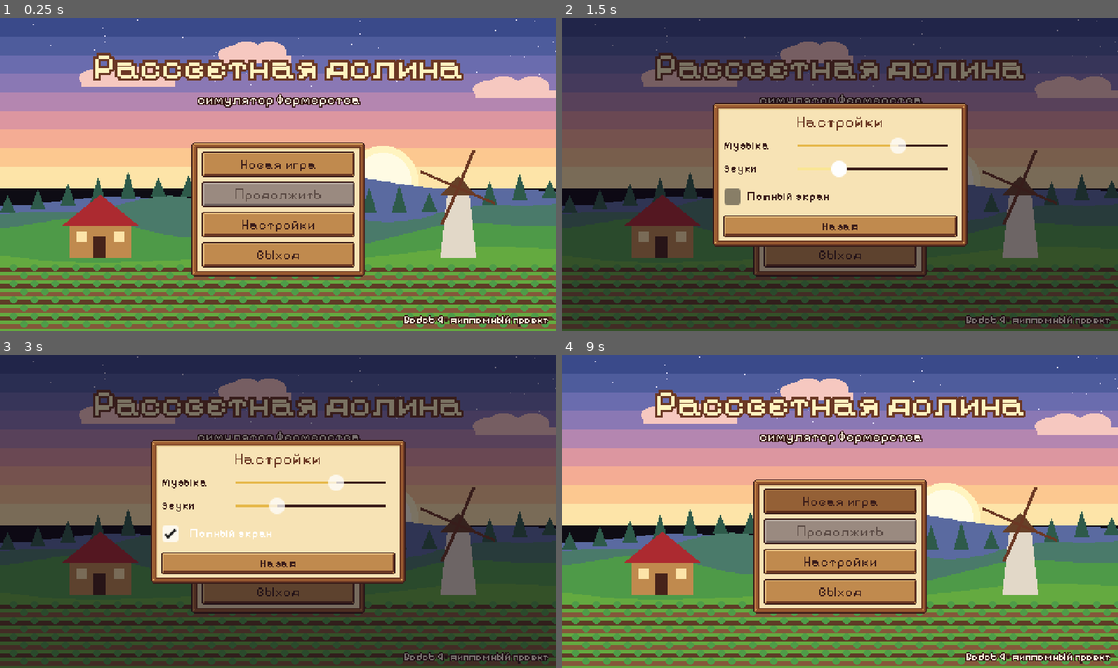
Above: before the commit, frames 1-4 (two rows, left to right).
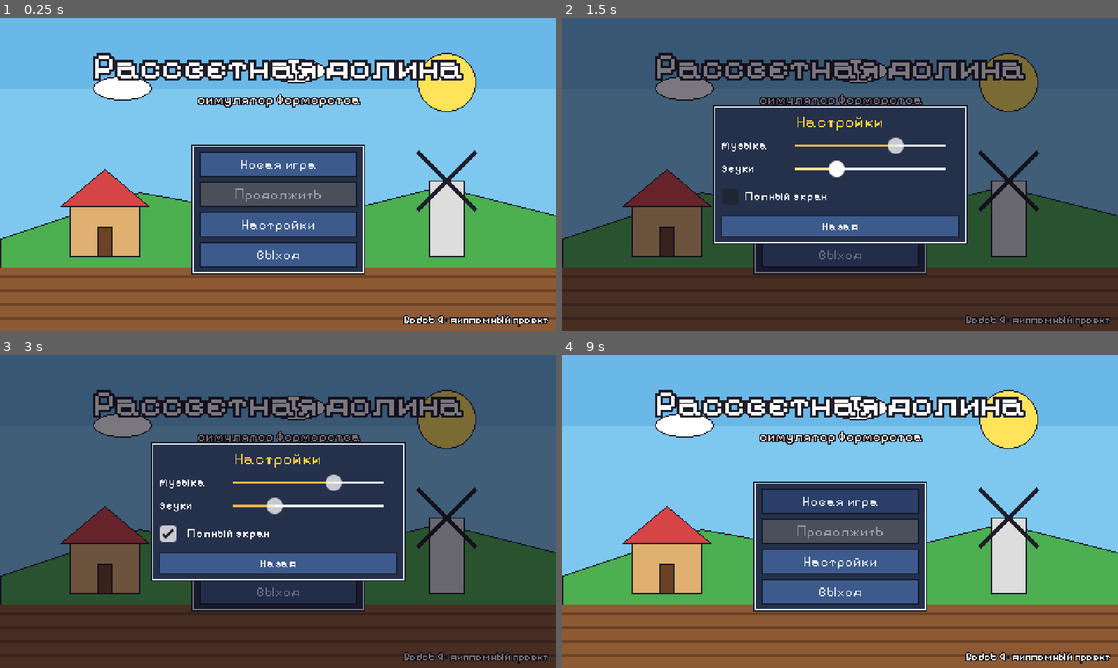
Above: after the commit, the same moments.

Repository: IceKtor/blog
Game: Godot game, scene res://scenes/main_menu.tscn
The game is run twice, just before and just after one commit, with the same random seed, the same clock (stepped at 60 frames per second) and the same inputs.
Inputs (mouse positions are in pixels of both pictures, inside the frame that each line leads up to):
- Up to frame 1 (0.25 s): no input
- Up to frame 2 (1.5 s): click "Настройки" at 0.5 s; click "Новая игра" at 1.25 s
- Up to frame 3 (3 s): click "Новая игра" at 2 s; click "Полный экран" at 2.75 s
- Up to frame 4 (9 s): click "Назад" at 3.5 s; tap Enter at 4.25, 5.75, 7.25 s; move the mouse to (962, 495) at 4.27 s; hold D (move_right) 4.28-5.03 s; hold E (interact) 4.28-5.03 s; click (962, 495) at 4.42 s; tap Space (use) at 5, 6.5, 8, 8.1 s; move the mouse to (728, 527) at 5.02 s; hold S (move_down) 5.03-5.78 s; tap 1 (slot_0) at 5.1 s; move the mouse to (895, 442) at 5.77 s; hold D (move_right) 5.78-6.53 s; tap 2 (slot_1) at 5.85 s; move the mouse to (812, 574) at 6.52 s; hold W (move_up) 6.53-7.28 s; tap 6 (slot_5) at 6.6 s; click (812, 574) at 6.67 s; move the mouse to (1006, 558) at 7.27 s; hold A (move_left) 7.28-8.78 s; tap 0 (slot_9) at 7.35 s; move the mouse to (673, 464) at 8.02 s; move the mouse to (867, 511) at 8.77 s; hold S (move_down) from 8.78 s (still down); tap C at 8.85 s; click (867, 511) at 8.92 s

The runs differ from the first frame. In frame 1, 87% of the frame differs, in the area x 0-100%, y 0-100%; in frame 2, 81%; in frame 3, 81%; in frame 4, 87%.

Commit message:
Simplify art style: flat sprites, dark outlines, plain blue UI
Mechanics unchanged. Sprites use one fill tone with a rough shadow and a
dark outline, roofs lose shingle detail, grass is plain, water is calmer,
UI switches from wooden frames to flat dark-blue panels.

Co-Authored-By: Claude Opus 5.5 <noreply@anthropic.com>
Claude-Session: https://claude.ai/code/session_01BJsV7jUPS8cx7Gne4FVt6g

Diff:
--- a/dawn-valley/scripts/main_menu.gd
+++ b/dawn-valley/scripts/main_menu.gd
@@ -17,9 +17,9 @@
 	bg.stretch_mode = TextureRect.STRETCH_KEEP_ASPECT_COVERED
 	bg.expand_mode = TextureRect.EXPAND_IGNORE_SIZE
 	add_child(bg)
-	var title := UiKit.label("Рассветная долина", 32, Color("fff4c0"), true)
+	var title := UiKit.label("Рассветная долина", 32, Color("ffffff"), true)
 	title.add_theme_constant_override("outline_size", 8)
-	title.add_theme_color_override("font_outline_color", Color("6b3824"))
+	title.add_theme_color_override("font_outline_color", Color("1e1e2a"))
 	title.set_anchors_preset(Control.PRESET_CENTER_TOP)
 	title.grow_horizontal = Control.GROW_DIRECTION_BOTH
 	title.offset_top = 22
--- a/dawn-valley/scripts/ui/day_summary.gd
+++ b/dawn-valley/scripts/ui/day_summary.gd
@@ -14,7 +14,7 @@
 	t.horizontal_alignment = HORIZONTAL_ALIGNMENT_CENTER
 	vb.add_child(t)
 	if report.get("passed_out", false):
-		vb.add_child(UiKit.label("Ты уснул от усталости. Сегодня сил будет меньше.", 9, Color("ac2a30")))
+		vb.add_child(UiKit.label("Ты уснул от усталости. Сегодня сил будет меньше.", 9, Color("ff7070")))
 	var items: Array = report.get("items", [])
 	if items.is_empty():
 		vb.add_child(UiKit.label("Вчера ничего не было отгружено.", 10))
@@ -33,7 +33,7 @@
 	var tl := UiKit.label("Выручка:", 11)
 	tl.size_flags_horizontal = Control.SIZE_EXPAND_FILL
 	tot.add_child(tl)
-	tot.add_child(UiKit.label("%d монет" % int(report.get("total", 0)), 11, Color("2e723a")))
+	tot.add_child(UiKit.label("%d монет" % int(report.get("total", 0)), 11, Color("7ee07e")))
 	vb.add_child(UiKit.label("%s, день %d. Игра сохранена." % [Db.SEASONS[GameClock.season], GameClock.day], 9, UiKit.INK2))
 	vb.add_child(UiKit.button("Доброе утро!", close))
 	if int(report.get("total", 0)) > 0:
--- a/dawn-valley/scripts/ui/fishing_ui.gd
+++ b/dawn-valley/scripts/ui/fishing_ui.gd
@@ -72,7 +72,7 @@
 	func _draw() -> void:
 		var h: float = ui.H
 		var r := Rect2(2, 2, 26, h + 2)
-		draw_rect(r.grow(2), Color("3b1d1a"))
+		draw_rect(r.grow(2), Color("e8ecf4"))
 		draw_rect(r, Color("24508c"))
 		draw_rect(Rect2(3, 3, 24, h), Color("2e6aa8"))
 		var by: float = 3 + h - ui.bar_pos - ui.bar_h
@@ -80,8 +80,8 @@
 		draw_rect(Rect2(4, by, 22, 2), Color("c4ec6a"))
 		draw_texture(Db.icon(ui.fish_id), Vector2(7, 3 + h - ui.fish_pos - 8))
 		var pr := Rect2(34, 2, 8, h + 2)
-		draw_rect(pr.grow(1), Color("3b1d1a"))
-		draw_rect(pr, Color("6b3824"))
+		draw_rect(pr.grow(1), Color("e8ecf4"))
+		draw_rect(pr, Color("1a2234"))
 		var ph: float = (h + 2) * clampf(ui.progress, 0.0, 1.0)
 		var col := Color("d84a3c").lerp(Color("64aa40"), clampf(ui.progress, 0.0, 1.0))
 		draw_rect(Rect2(34, 4 + h - ph, 8, ph), col)
--- a/dawn-valley/scripts/ui/game_menu.gd
+++ b/dawn-valley/scripts/ui/game_menu.gd
@@ -244,7 +244,7 @@
 		var parts := PackedStringArray()
 		for k in r["need"]:
 			parts.append("%s ×%d" % [Db.item_name(k), int(r["need"][k])])
-		var l := UiKit.label("%s — %s" % [Db.item_name(r["out"]), ", ".join(parts)], 9, UiKit.INK if _can_craft(r) else Color("8a7a72"))
+		var l := UiKit.label("%s — %s" % [Db.item_name(r["out"]), ", ".join(parts)], 9, UiKit.INK if _can_craft(r) else Color("8a90a0"))
 		vb.add_child(l)
 	return vb
 
@@ -338,7 +338,7 @@
 	vb.add_theme_constant_override("separation", 1)
 	p.add_child(vb)
 	var ok := Game.bundle_done(b)
-	vb.add_child(UiKit.label(b["name"] + ("  ✓ собрано" if ok else ""), 11, Color("2e723a") if ok else UiKit.INK2))
+	vb.add_child(UiKit.label(b["name"] + ("  ✓ собрано" if ok else ""), 11, Color("7ee07e") if ok else UiKit.INK2))
 	var row := HBoxContainer.new()
 	vb.add_child(row)
 	for item in b["need"]:
--- a/dawn-valley/scripts/ui/hud.gd
+++ b/dawn-valley/scripts/ui/hud.gd
@@ -58,7 +58,7 @@
 	add_child(energy_bar)
 	# панель быстрого доступа
 	var bar := PanelContainer.new()
-	bar.add_theme_stylebox_override("panel", UiKit.tex_style(Rect2(0, 0, 32, 32), 8, 5, 5))
+	bar.add_theme_stylebox_override("panel", UiKit.tex_style(Rect2(0, 0, 32, 32), 3, 4, 4))
 	bar.set_anchors_preset(Control.PRESET_CENTER_BOTTOM)
 	bar.grow_horizontal = Control.GROW_DIRECTION_BOTH
 	bar.grow_vertical = Control.GROW_DIRECTION_BEGIN
@@ -175,14 +175,12 @@
 class _EnergyBar extends Control:
 	func _draw() -> void:
 		var r := Rect2(Vector2.ZERO, size)
-		draw_rect(r, Color("3b1d1a"))
-		draw_rect(r.grow(-1), Color("995a30"))
-		draw_rect(r.grow(-3), Color("2a1410"))
+		draw_rect(r, Color("e8ecf4"))
+		draw_rect(r.grow(-1), Color("1a2234"))
 		var k := Game.energy / Game.MAX_ENERGY
-		var inner := r.grow(-3)
+		var inner := r.grow(-2)
 		var fh := inner.size.y * k
 		var col := Color("64aa40") if k > 0.5 else (Color("ecc840") if k > 0.2 else Color("d84a3c"))
 		draw_rect(Rect2(inner.position.x, inner.end.y - fh, inner.size.x, fh), col)
-		draw_rect(Rect2(inner.position.x, inner.end.y - fh, 2, fh), col.lightened(0.3))
 		var b = preload("res://scripts/ui/ui_kit.gd").bolt()
 		draw_texture(b, Vector2((size.x - 8) / 2, -11))
--- a/dawn-valley/scripts/ui/item_slot.gd
+++ b/dawn-valley/scripts/ui/item_slot.gd
@@ -43,7 +43,7 @@
 			var s := str(n)
 			var wdt := f.get_string_size(s, HORIZONTAL_ALIGNMENT_LEFT, -1, 8).x
 			var p := Vector2(17 - wdt, 17)
-			draw_string_outline(f, p, s, HORIZONTAL_ALIGNMENT_LEFT, -1, 8, 2, UiKit.INK)
+			draw_string_outline(f, p, s, HORIZONTAL_ALIGNMENT_LEFT, -1, 8, 2, Color("1e1e2a"))
 			draw_string(f, p, s, HORIZONTAL_ALIGNMENT_LEFT, -1, 8, Color.WHITE)
 		if item["id"] == "can":
 			var k := float(Game.can_water) / Game.CAN_SIZE
@@ -51,5 +51,4 @@
 			draw_rect(Rect2(2, 15, 14 * k, 2), Color("4a8cc4"))
 	if hotkey != "":
 		var f := UiKit.font()
-		draw_string_outline(f, Vector2(2, 7), hotkey, HORIZONTAL_ALIGNMENT_LEFT, -1, 7, 2, Color("fae6a8"))
-		draw_string(f, Vector2(2, 7), hotkey, HORIZONTAL_ALIGNMENT_LEFT, -1, 7, UiKit.INK2)
+		draw_string(f, Vector2(2, 7), hotkey, HORIZONTAL_ALIGNMENT_LEFT, -1, 7, Color("8a96b0"))
--- a/dawn-valley/scripts/ui/ui_kit.gd
+++ b/dawn-valley/scripts/ui/ui_kit.gd
@@ -1,11 +1,11 @@
 extends RefCounted
 ## Общий стиль интерфейса: пиксельный шрифт, деревянные рамки, ячейки предметов.
 
-const INK := Color("3b1d1a")
-const INK2 := Color("6b3824")
-const PAPER := Color("f7e3b5")
-const GOLD := Color("ffd36a")
-const LIGHT := Color("fff4e0")
+const INK := Color("e8ecf4")
+const INK2 := Color("ffd23c")
+const PAPER := Color("25304a")
+const GOLD := Color("ffd23c")
+const LIGHT := Color("ffffff")
 
 static var _theme: Theme
 static var _font: FontFile
@@ -40,7 +40,7 @@
 
 
 static func panel_style() -> StyleBoxTexture:
-	return tex_style(Rect2(0, 0, 32, 32), 8, 9, 8)
+	return tex_style(Rect2(0, 0, 32, 32), 3, 7, 6)
 
 
 static func tooltip_style() -> StyleBoxTexture:
@@ -71,7 +71,7 @@
 	t.set_color("font_hover_color", "Button", INK)
 	t.set_color("font_pressed_color", "Button", INK)
 	t.set_color("font_focus_color", "Button", INK)
-	t.set_color("font_disabled_color", "Button", Color("5a4a44"))
+	t.set_color("font_disabled_color", "Button", Color("9aa0ac"))
 	t.set_stylebox("slider", "HSlider", flat(Color("6b3824"), INK, 1))
 	t.set_stylebox("grabber_area", "HSlider", flat(Color("e6b84a")))
 	t.set_stylebox("grabber_area_highlight", "HSlider", flat(Color("fae694")))
@@ -92,7 +92,7 @@
 	l.add_theme_font_size_override("font_size", size)
 	l.add_theme_color_override("font_color", color)
 	if outline:
-		l.add_theme_color_override("font_outline_color", INK)
+		l.add_theme_color_override("font_outline_color", Color("1e1e2a"))
 		l.add_theme_constant_override("outline_size", 4)
 	return l
 
--- a/dawn-valley/shaders/water.gdshader
+++ b/dawn-valley/shaders/water.gdshader
@@ -27,8 +27,7 @@
 	float n = noise(p * vec2(0.06, 0.12) + vec2(t * 0.5, t * 0.2)) * 0.6 + noise(p * vec2(0.13, 0.22) - vec2(t * 0.35, -t * 0.25)) * 0.4;
 	float s = noise(p * vec2(0.35, 0.7) + vec2(t * 1.6, t * 0.3));
 	vec4 col = c_mid;
-	if (n < 0.33) col = c_deep;
-	if (n > 0.64) col = c_light;
-	if (n > 0.6 && s > 0.86) col = c_foam;
+	if (n > 0.7) col = c_light;
+	if (n > 0.7 && s > 0.93) col = c_foam;
 	COLOR = col;
 }
Binary file changed: dawn-valley/assets/sprites/anna.png
Binary file changed: dawn-valley/assets/sprites/bed.png
Binary file changed: dawn-valley/assets/sprites/bench.png
Binary file changed: dawn-valley/assets/sprites/chest.png
Binary file changed: dawn-valley/assets/sprites/crops.png
Binary file changed: dawn-valley/assets/sprites/farmhouse.png
Binary file changed: dawn-valley/assets/sprites/flowerbed.png
Binary file changed: dawn-valley/assets/sprites/house_a.png
Binary file changed: dawn-valley/assets/sprites/house_b.png
Binary file changed: dawn-valley/assets/sprites/ilya.png
Binary file changed: dawn-valley/assets/sprites/items.png
Binary file changed: dawn-valley/assets/sprites/lamp.png
(and 32 more such lines)
